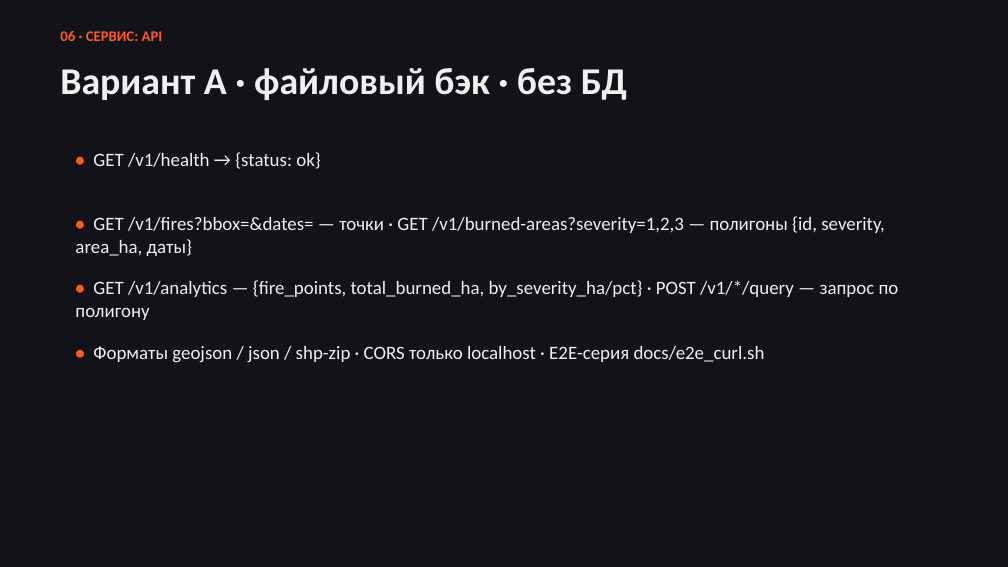
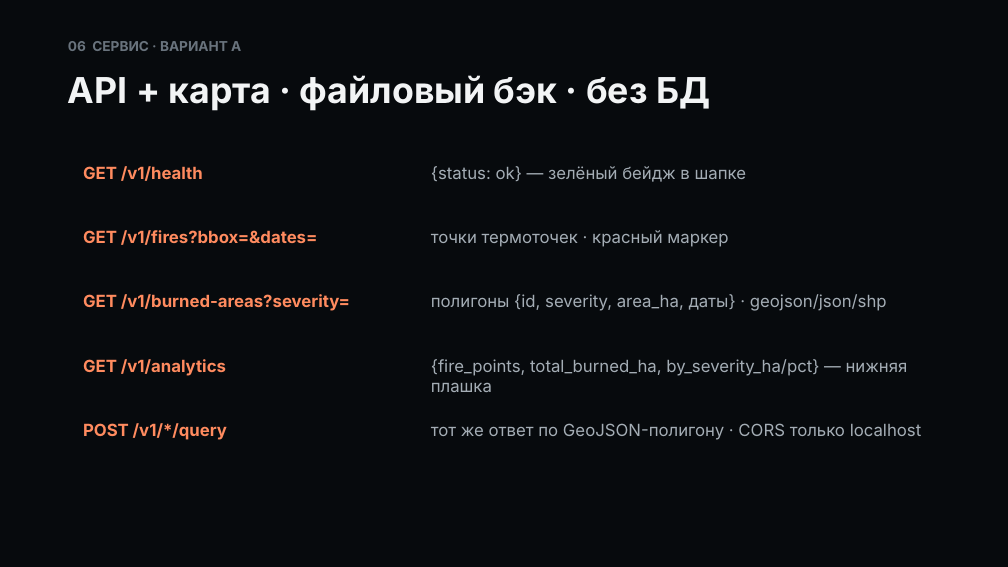
Before and after one commit to izislesar/kosmohack, a slide deck: slide 7 of docs/slides-deck.pptx. Drawn at 1008x567 pixels with LibreOffice and Linux fonts; fonts in the diff are those of the drawing. Boxes give left, top, right and bottom in pixels: in the first picture for what was removed or moved away, otherwise in the second. Text is boxed around its words. In the diff, an @@ line names an element or a change of style, - is before the commit and + after.

Commit message:
feat: deck v2 in frontend style (Inter, panels, severity)

```diff
--- a/docs/slides-deck.pptx
+++ b/docs/slides-deck.pptx
@@ background #111318 to #070A0D @@
@@ text at <box>68,41,241,51</box>: text changed; size 14 to 13 pt; font Calibri to Inter; text colour #FF5A1F to #69737D @@
-06 · СЕРВИС: API
+06 СЕРВИС · ВАРИАНТ A
@@ text at <box>68,75,710,111</box>: text changed; size 36 to 34 pt; font Calibri to Inter; text colour #F0F0F0 to #F2F4F5 @@
-Вариант A · файловый бэк · без БД
+API + карта · файловый бэк · без БД
@@ text at <box>83,166,203,181</box>: text changed; size 18 to 16 pt; font Calibri to Inter; text colour #F0F0F0 to #FF8B5F; bold on @@
-• GET /v1/health → {status: ok}
+GET /v1/health
@@ text added at <box>431,166,747,182</box>, 16 pt, text #A4ADB5 @@
+{status: ok} — зелёный бейдж в шапке
@@ text removed at <box>75,216,885,256</box> @@
-• GET /v1/fires?bbox=&dates= — точки · GET /v1/burned-areas?severity=1,2,3 — полигоны {id, severity, area_ha, даты}
@@ text at <box>83,230,318,245</box>: text changed; size 18 to 16 pt; font Calibri to Inter; text colour #F0F0F0 to #FF8B5F; bold on @@
-• GET /v1/analytics — {fire_points, total_burned_ha, by_severity_ha/pct} · POST /v1/*/query — запрос по полигону
+GET /v1/fires?bbox=&dates=
@@ text added at <box>431,230,728,247</box>, 16 pt, text #A4ADB5 @@
+точки термоточек · красный маркер
@@ text added at <box>83,294,350,311</box>, 16 pt, text #FF8B5F, bold @@
+GET /v1/burned-areas?severity=
@@ text added at <box>431,294,887,311</box>, 16 pt, text #A4ADB5 @@
+полигоны {id, severity, area_ha, даты} · geojson/json/shp
@@ text added at <box>83,359,226,376</box>, 16 pt, text #FF8B5F, bold @@
+GET /v1/analytics
@@ text removed at <box>93,346,765,363</box> @@
-• Форматы geojson / json / shp-zip · CORS только localhost · E2E-серия docs/e2e_curl.sh
@@ text added at <box>431,359,908,392</box>, 16 pt, text #A4ADB5 @@
+{fire_points, total_burned_ha, by_severity_ha/pct} — нижняя плашка
@@ text added at <box>83,423,227,440</box>, 16 pt, text #FF8B5F, bold @@
+POST /v1/*/query
@@ text added at <box>431,423,922,440</box>, 16 pt, text #A4ADB5 @@
+тот же ответ по GeoJSON-полигону · CORS только localhost
```
Also in this commit, not shown: 8 other slides changed, 1 slide added, 1 slide removed.
